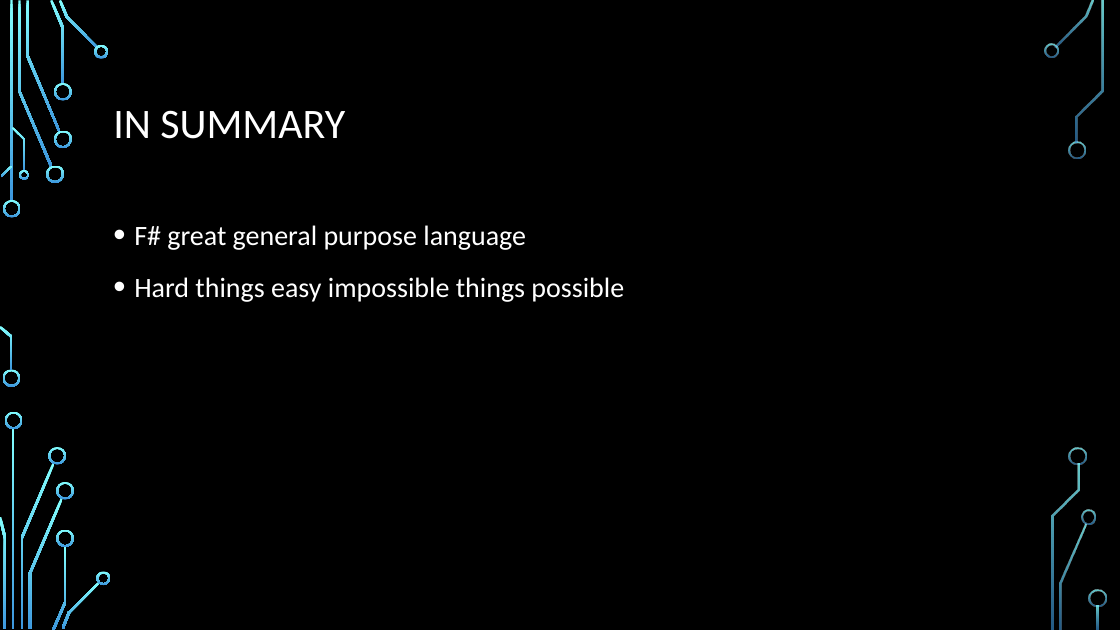
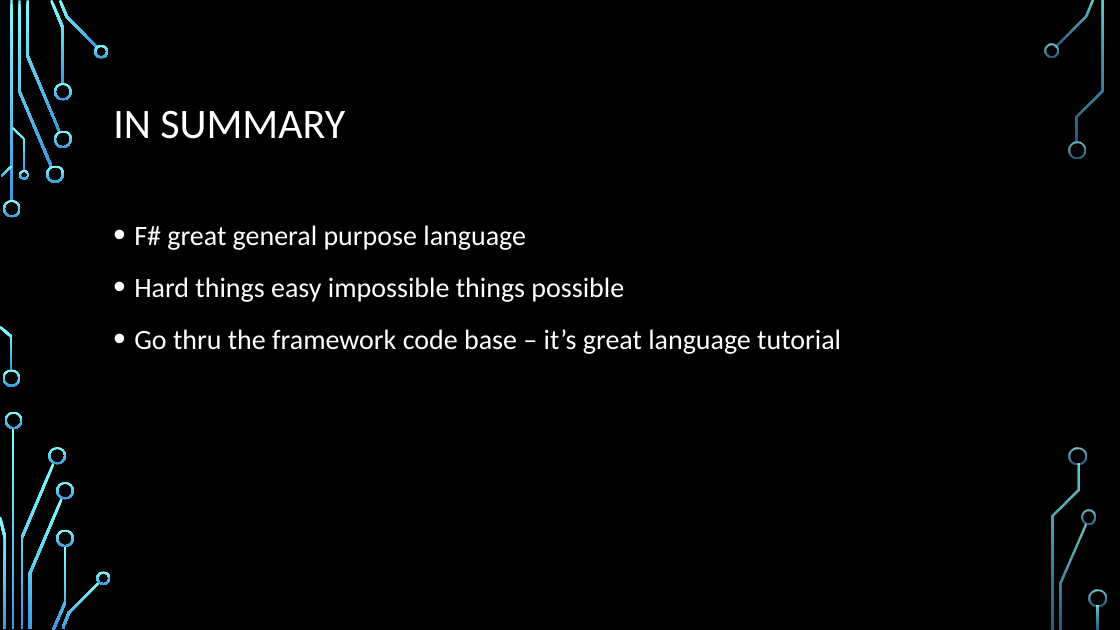
Before and after one commit to dmitry-a-morozov/fsharp-wpf-mvc-series, a slide deck: slide 22 of NYC Meetup.2013-04-23.pptx (slide 25 before the commit). Drawn at 1120x630 pixels with LibreOffice and Linux fonts; fonts in the diff are those of the drawing; background and template pictures are left out. Boxes give left, top, right and bottom in pixels: in the first picture for what was removed or moved away, otherwise in the second. Text is boxed around its words. In the diff, an @@ line names an element or a change of style, - is before the commit and + after.

```diff
--- a/NYC Meetup.2013-04-23.pptx
+++ b/NYC Meetup.2013-04-23.pptx
@@ text at (134, 329, 841, 354): paragraph added @@
+• Go thru the framework code base – it’s great language tutorial
```
Also in this commit, not shown: 6 other slides changed, 3 slides removed.
